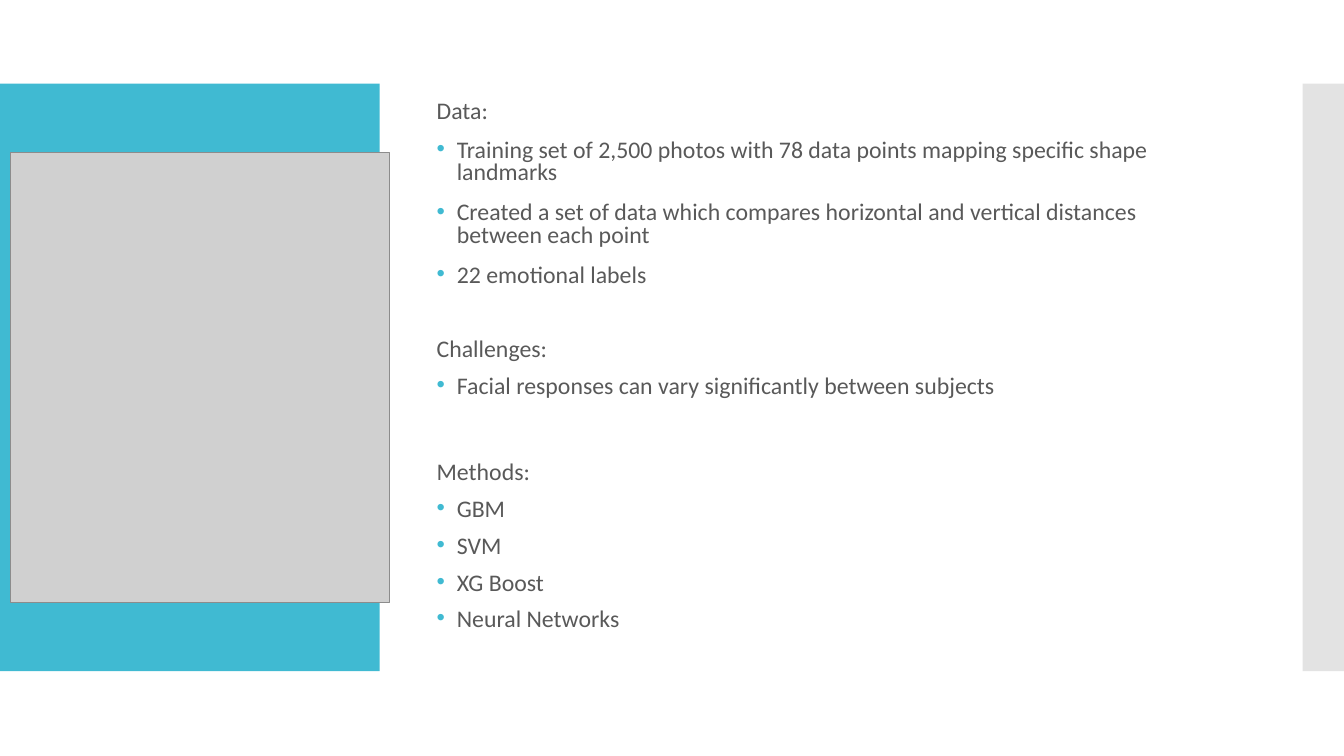
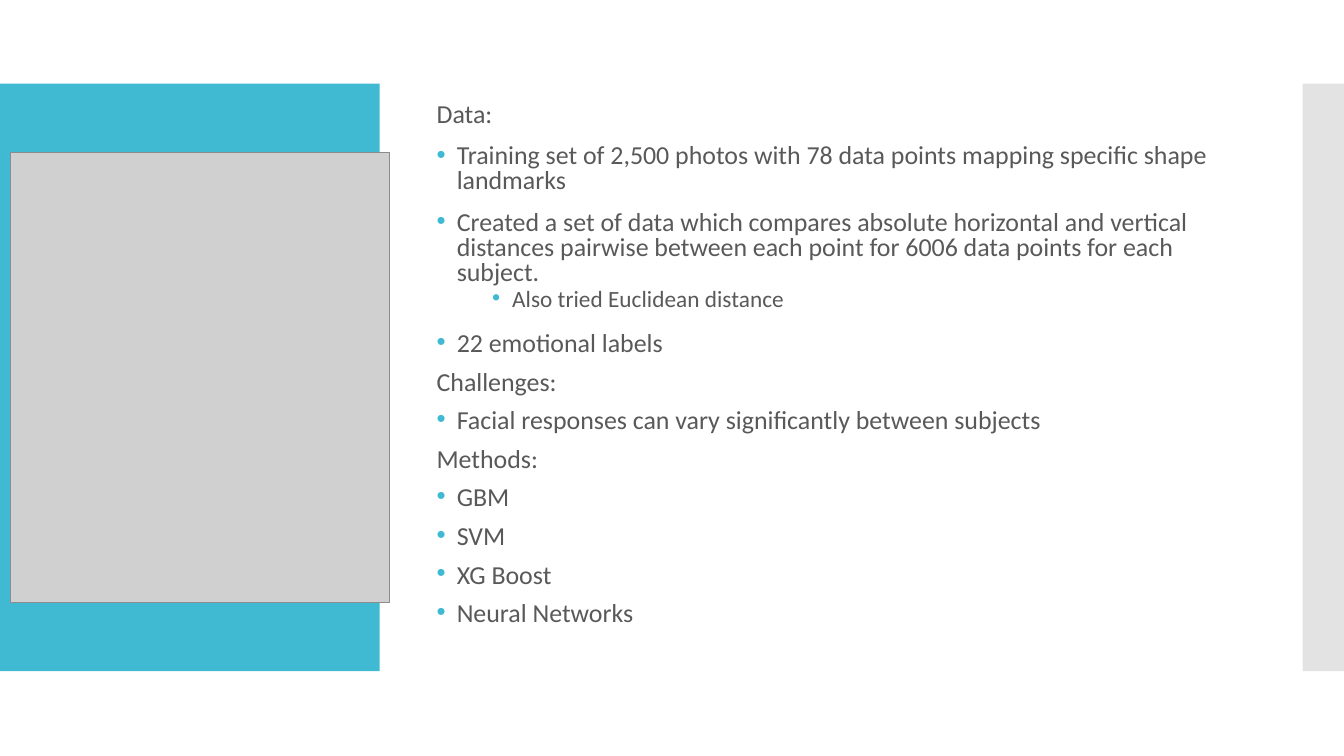
Before and after one commit to TZstatsADS/Fall2019-proj3-sec1-grp7, a slide deck: slide 3 of doc/ADS; Project 3; Predictive Analytics for Facial Emotion Recognition.pptx. Drawn at 1344x756 pixels with LibreOffice and Linux fonts; fonts in the diff are those of the drawing; grey boxes stand for pictures. Boxes give left, top, right and bottom in pixels: in the first picture for what was removed or moved away, otherwise in the second. Text is boxed around its words. In the diff, an @@ line names an element or a change of style, - is before the commit and + after.

```diff
--- a/doc/ADS; Project 3; Predictive Analytics for Facial Emotion Recognition.pptx
+++ b/doc/ADS; Project 3; Predictive Analytics for Facial Emotion Recognition.pptx
@@ text at bbox=[437, 106, 1207, 622]: size 17 to 18.5 pt in "Data:", "Training set of 2,500 photos with 78 ...", "22 emotional labels", "Challenges:" and 6 more places @@
@@ text at bbox=[457, 213, 1187, 307]: text changed; size 17 to 18.5 pt @@
-• Created a set of data which compares horizontal and vertical distances between each point
+• Created a set of data which compares absolute horizontal and vertical distances pairwise between each point for 6006 data points for each subject.
+  • Also tried Euclidean distance
```
Also in this commit, not shown: 7 other slides changed, 1 slide added.
